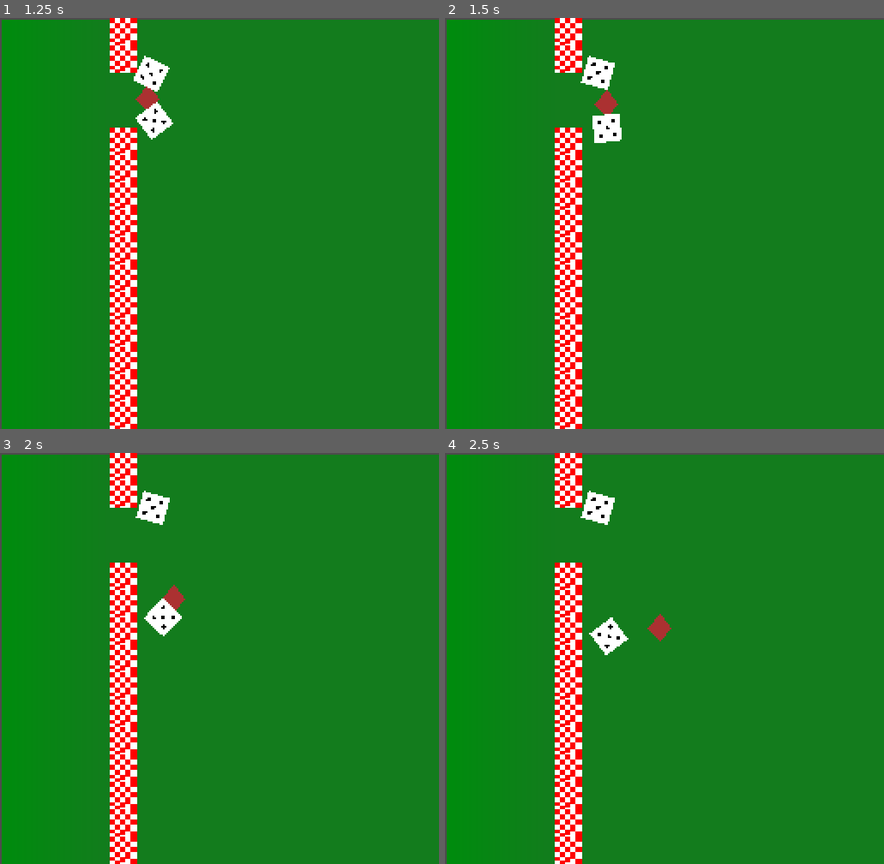
Above: before the commit, frames 1-4 (two rows, left to right).
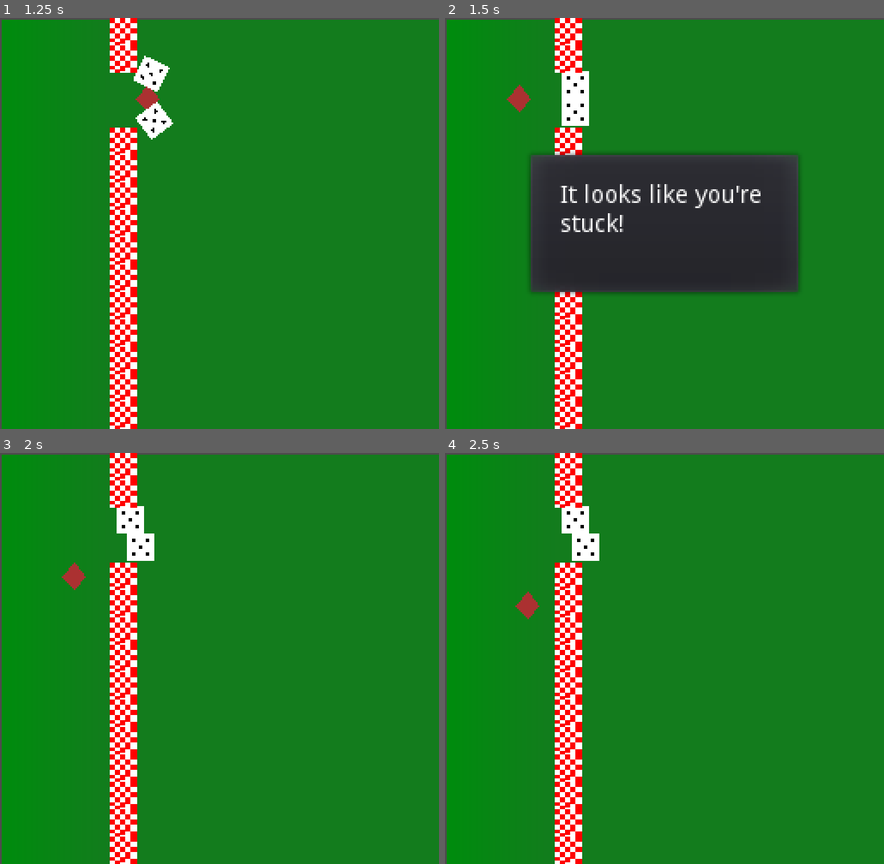
Above: after the commit, the same moments.

Repository: jonathandavidlewis/pair-programming-jam-00
Game: Godot game, scene res://src/Main.tscn
Same seed, same stepped clock (60 frames per second), same inputs: the game is played once before the commit and once after it.
Inputs:
- Up to frame 1 (1.25 s): tap Enter (ui_accept) at 0.5 s; hold Right (ui_right) from 0.53 s (still down); hold Enter (ui_accept) from 0.53 s (still down)
- Up to frame 2 (1.5 s): release Right (ui_right) at 1.28 s; release Enter (ui_accept) at 1.28 s; hold Down (ui_down) from 1.28 s (still down); tap Enter (ui_accept) at 1.35 s
- Up to frame 3 (2 s): keep holding Down (ui_down); tap Enter (ui_accept) at 1.52, 1.82 s
- Up to frame 4 (2.5 s): release Down (ui_down) at 2.03 s; hold Right (ui_right) from 2.03 s (still down); hold Enter (ui_accept) from 2.03 s (still down)

Frame 1 is identical in both runs. In frame 2, 23% of the frame differs, in the area x 14-81%, y 9-68%; in frame 3, 1.9%; in frame 4, 1.9%.

Commit message:
Add level manager to restart level

Diff:
--- a/project/project.godot
+++ b/project/project.godot
@@ -17,6 +17,7 @@
 [autoload]
 
 Signals="*res://src/Signals.gd"
+LevelManager="*res://src/LevelManager.gd"
 
 [display]
 
--- a/project/src/DialogManager.gd
+++ b/project/src/DialogManager.gd
@@ -5,6 +5,7 @@
 onready var dialog_nodes = DIALOG_LIST_NODE.get_children()
 onready var dialogs = create_dialogs_dict(dialog_nodes)
 onready var DIALOG_CONTAINER = DIALOG_POPUP.get_node("DialogContainer")
+var on_close_signal_name = ""
 
 
 func _ready():
@@ -14,18 +15,27 @@
 func _on_all_goals_completed():
 	# TODO: actually completele level??
 	# open dialog on level complete!!
-	open_dialog()
+	open_dialog("LevelComplete", "level_completed")
 
 
-func open_dialog(name = "LevelComplete"):
+func show_end_level():
+	open_dialog("LevelComplete")
+	Signals.emit_signal("level_completed")
+
+
+func open_dialog(name = "LevelComplete", on_close_signal = ""):
+	on_close_signal_name = on_close_signal
 	get_tree().paused = true
 	print(DIALOG_CONTAINER)
 	DIALOG_CONTAINER.text = dialogs[name]
 	DIALOG_POPUP.popup()
 
+
 func close_dialog():
 	get_tree().paused = false
 	DIALOG_POPUP.visible = false
+	Signals.emit_signal(on_close_signal_name)
+	on_close_signal_name = ""
 
 func _on_popup_hidden():
 	close_dialog()
@@ -41,6 +51,5 @@
 	print(dialogs_dict)
 	return dialogs_dict
 
-
 func _on_PopupDialog_popup_hide():
 	pass # Replace with function body.
--- /dev/null
+++ b/project/src/LevelManager.gd
@@ -0,0 +1,26 @@
+extends Node
+
+
+# Declare member variables here. Examples:
+# var a = 2
+# var b = "text"
+
+
+# Called when the node enters the scene tree for the first time.
+func _ready():
+	Signals.connect("level_completed", self, "_on_level_completed")
+	pass # Replace with function body.
+
+func _on_level_completed():
+	print("Going to load a new level now...")
+	get_tree().reload_current_scene()
+	# load level
+	pass
+
+func load_level(name):
+	pass
+
+
+# Called every frame. 'delta' is the elapsed time since the previous frame.
+#func _process(delta):
+#	pass
--- a/project/src/Signals.gd
+++ b/project/src/Signals.gd
@@ -2,3 +2,4 @@
 
 signal goal_completed(goal_slug)
 signal all_goals_completed()
+signal level_completed()
